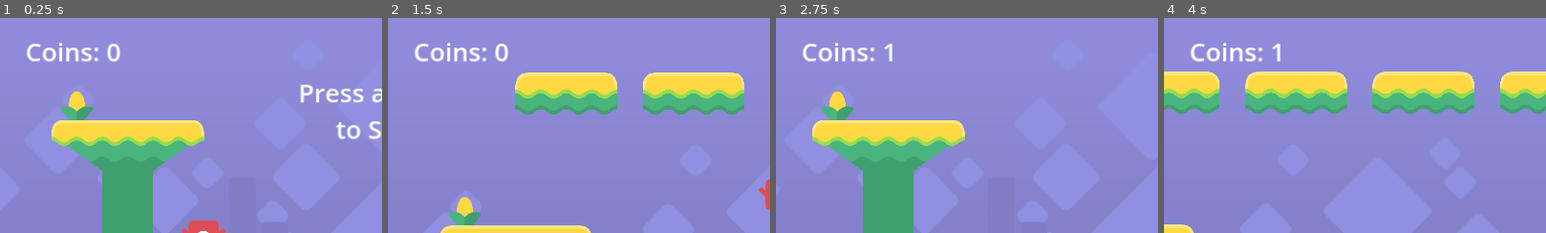
Above: before the commit, frames 1-4 (left to right).
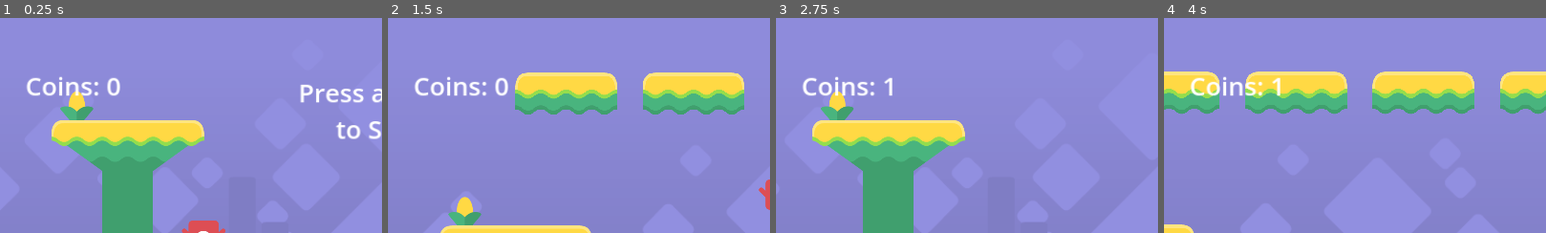
Above: after the commit, the same moments.

Repository: endlessm/moddable-platformer
Game: Godot game, scene res://main.tscn
Same seed, same stepped clock (60 frames per second), same inputs: the game is played once before the commit and once after it.
Inputs:
- Up to frame 1 (0.25 s): no input
- Up to frame 2 (1.5 s): tap Enter (ui_accept) at 0.5, 0.77 s; hold Right (ui_right) from 0.53 s (still down)
- Up to frame 3 (2.75 s): tap Enter (ui_accept) at 1.52 s; release Right (ui_right) at 2.03 s; hold Left (ui_left) from 2.03 s (still down)
- Up to frame 4 (4 s): release Left (ui_left) at 2.78 s; hold Right (ui_right) from 2.78 s (still down); tap Enter (ui_accept) at 3.02, 3.77 s
The pictures show only the part of the screen within x 0-50%, y 0-50%; the shares and areas given below are measured in that part.

The runs differ from the first frame. In frame 1, 1.7% of the frame differs, in the area x 7-32%, y 11-37%; in frame 2, 1.7%; in frame 3, 1.5%; in frame 4, 1.6%.

Commit message:
HUD: Add label for global timer
Above the collected coins label. Only if the timer is set, the label
becomes visible. Also only enable processing the HUD node in that case
for performance.

https://phabricator.endlessm.com/T35597

Diff:
--- a/hud.tscn
+++ b/hud.tscn
@@ -68,8 +68,18 @@
 [node name="CollectedCoins" type="Label" parent="."]
 unique_name_in_owner = true
 offset_left = 64.0
+offset_top = 126.0
+offset_right = 306.0
+offset_bottom = 214.0
+theme_override_font_sizes/font_size = 64
+text = "Coins: 0"
+
+[node name="TimeLeft" type="Label" parent="."]
+unique_name_in_owner = true
+visible = false
+offset_left = 64.0
 offset_top = 40.0
 offset_right = 306.0
 offset_bottom = 128.0
 theme_override_font_sizes/font_size = 64
-text = "Coins: 0"
+text = "0"
--- a/scripts/hud.gd
+++ b/scripts/hud.gd
@@ -6,9 +6,16 @@
 }
 
 
+func _process(_delta):
+	%TimeLeft.text = "%.1f" % Global.timer.time_left
+
+
 func _ready():
 	Global.coin_collected.connect(_on_coin_collected)
 	Global.game_ended.connect(_on_game_ended)
+	Global.timer_added.connect(_on_timer_added)
+	set_process(false)
+	set_physics_process(false)
 
 
 func _unhandled_input(event):
@@ -24,5 +31,10 @@
 	%CollectedCoins.text = "Coins: " + str(coins)
 
 
+func _on_timer_added():
+	%TimeLeft.visible = true
+	set_process(true)
+
+
 func _on_game_ended(ending: Global.Endings):
 	ending_labels[ending].visible = true
